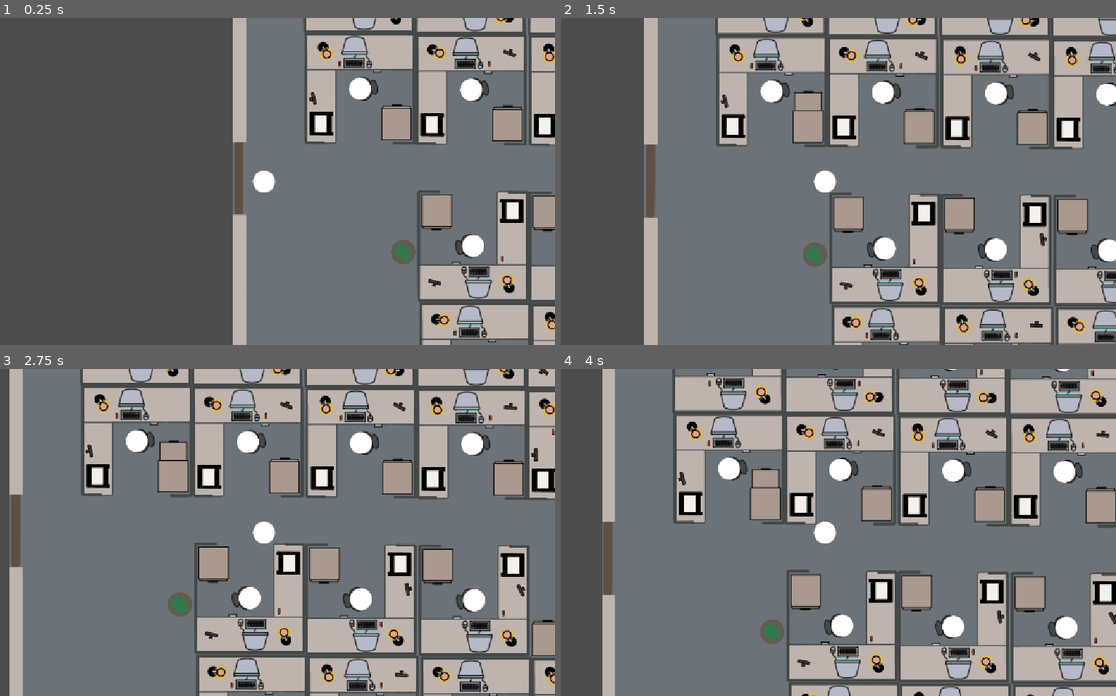
Above: before the commit, frames 1-4 (two rows, left to right).
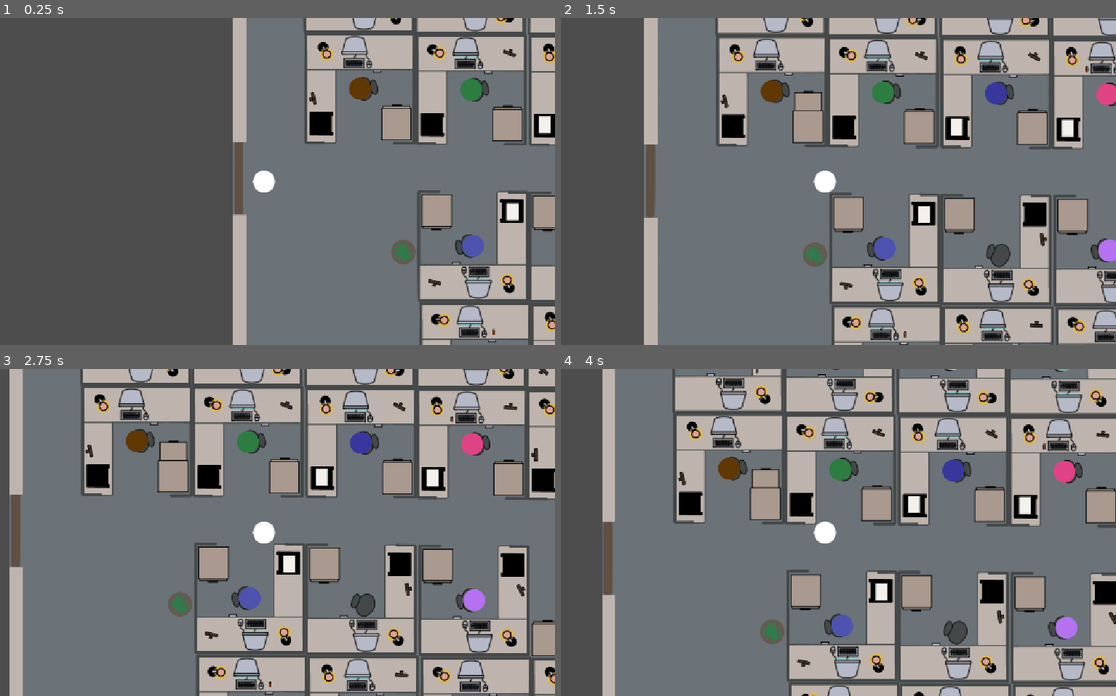
Above: after the commit, the same moments.

Repository: hammeredzombie/ld-jam-60
Game: Godot game, scene res://scenes/main.tscn
Same seed, same stepped clock (60 frames per second), same inputs: the game is played once before the commit and once after it.
Inputs (mouse positions are in pixels of both pictures, inside the frame that each line leads up to):
- Up to frame 1 (0.25 s): no input
- Up to frame 2 (1.5 s): tap Enter at 0.5 s; move the mouse to (882, 50) at 0.52 s; hold D (right) 0.53-1.28 s; hold Shift (sprint) 0.53-1.28 s; click (882, 50) at 0.67 s; move the mouse to (810, 122) at 1.27 s; hold S (down) from 1.28 s (still down); tap Up (zoom_in) at 1.35 s; click (810, 122) at 1.42 s
- Up to frame 3 (2.75 s): tap Space at 2 s; move the mouse to (244, 369) at 2.02 s; release S (down) at 2.03 s; hold D (right) from 2.03 s (still down); hold Down (zoom_out) from 2.03 s (still down); click (244, 369) at 2.17 s
- Up to frame 4 (4 s): move the mouse to (844, 369) at 2.77 s; release D (right) at 2.78 s; release Down (zoom_out) at 2.78 s; hold W (up) 2.78-3.53 s; tap Shift (sprint) at 2.85 s; click (844, 369) at 2.92 s; tap Enter at 3.5 s; move the mouse to (672, 382) at 3.52 s; hold A (left) from 3.53 s (still down); hold Up (zoom_in) from 3.53 s (still down); click (672, 382) at 3.67 s

The runs differ from the first frame. In frame 1, 1.0% of the frame differs, in the area x 56-100%, y 11-98%; in frame 2, 2.2%; in frame 3, 2.6%, in the area x 16-100%, y 11-98%; in frame 4, 2.5%.

Commit message:
holding items

Diff:
--- a/project.godot
+++ b/project.godot
@@ -14,6 +14,10 @@
 run/main_scene="uid://uyhl8nu7ewg2"
 config/features=PackedStringArray("4.7", "GL Compatibility")
 config/icon="res://icon.svg"
+
+[autoload]
+
+Global="*uid://v4yf8axfix62"
 
 [display]
 
--- a/scenes/coworker.gd
+++ b/scenes/coworker.gd
@@ -7,8 +7,8 @@
 }
 
 const SPEED := 100.0
-const WORK_TIME_MIN := 10
-const WORK_TIME_MAX := 20
+const WORK_TIME_MIN := 20
+const WORK_TIME_MAX := 30
 
 var state: WorkerState = WorkerState.IDLE
 var rng: RandomNumberGenerator = RandomNumberGenerator.new()
@@ -16,11 +16,11 @@
 var _Target: Node = null
 @onready var _NavAgent: NavigationAgent2D = $NavigationAgent2D
 @onready var _Timer: Timer = $Timer
-
+@onready var _Sprite: Sprite2D = $Sprite2D
 
 func _ready() -> void:
 	rng.randomize()
-
+	_Sprite.self_modulate = Color(rng.randf_range(0, 1), rng.randf_range(0, 1), rng.randf_range(0, 1), 1)
 
 func _physics_process(delta: float) -> void:
 	if _Target == null or state != WorkerState.MOVING:
--- a/scenes/coworker.tscn
+++ b/scenes/coworker.tscn
@@ -9,10 +9,6 @@
 [node name="Coworker" type="CharacterBody2D" unique_id=503286047]
 script = ExtResource("1_xoil0")
 
-[node name="Player" type="Sprite2D" parent="." unique_id=245292066]
-scale = Vector2(0.45, 0.45)
-texture = ExtResource("1_5uxwa")
-
 [node name="CollisionShape2D" type="CollisionShape2D" parent="." unique_id=236876052]
 shape = SubResource("CircleShape2D_l502e")
 
@@ -23,4 +19,8 @@
 
 [node name="Timer" type="Timer" parent="." unique_id=1451507637]
 
+[node name="Sprite2D" type="Sprite2D" parent="." unique_id=245292066]
+scale = Vector2(0.45, 0.45)
+texture = ExtResource("1_5uxwa")
+
 [connection signal="timeout" from="Timer" to="." method="_on_timer_timeout"]
--- a/scenes/furniture/cubicle.gd
+++ b/scenes/furniture/cubicle.gd
@@ -1,16 +1,24 @@
 extends Node2D
 class_name Cubicle
 
-var USB_SCENE = preload("res://scenes/furniture/usb.tscn")
+var USB_SCENE = preload("res://scenes/usb.tscn")
+var PAPER_SCENE = preload("res://scenes/paper.tscn")
 
-var has_usb: bool = true
+var has_usb: bool
+var has_document: bool
 var computer_on: bool = false
 var _Worker: CharacterBody2D = null
+var is_player: bool = false
 
 @onready var _MonitorGlow: Sprite2D = $MonitorGlow
 @onready var _Lamp: Node2D = $Lamp
 @onready var _PictureFrame1: Sprite2D = $PictureFrame1
 @onready var _PictureFrame2: Sprite2D = $PictureFrame2
+@onready var _PaperSprite: Sprite2D = $Paper
+@onready var _UsbSprite: Sprite2D = $Usb
+
+var _Usb: Node2D = null
+var _Paper: Node2D = null
 
 
 func _ready() -> void:
@@ -27,19 +35,57 @@
 		_PictureFrame2.show()
 		_PictureFrame2.rotation = rng.randf_range(deg_to_rad(0), deg_to_rad(30))
 
+	has_usb = rng.randi_range(0, 1) == 1
 	if has_usb:
 		var usb = USB_SCENE.instantiate()
 		var usb_position = rng.randi_range(1, 3)
 		var usb_marker = get_node("Marker%s" % usb_position)
 		usb.position = usb_marker.position
 		add_child(usb)
+		_Usb = usb
+
+	has_document = rng.randi_range(0, 1) == 1
+	if has_document:
+		var paper = PAPER_SCENE.instantiate()
+		add_child(paper)
+		paper.position = Vector2(39,-34)
+		_Paper = paper
+
+	computer_on = rng.randi_range(0, 1) == 1
+	if computer_on:
+		_MonitorGlow.show()
+	else:
+		_MonitorGlow.hide()
+
+	Global.item_dropped.connect(_on_item_dropped)
 
 
-# Called every frame. 'delta' is the elapsed time since the previous frame.
 func _process(_delta: float) -> void:
 	pass
+
 
 func spawn_worker(worker: CharacterBody2D) -> void:
 	_Worker = worker
 	add_child(_Worker)
 	_Worker.global_position = global_position
+
+
+func _on_computer_input_area_input_event(_viewport: Node, event: InputEvent, _shape_idx: int) -> void:
+	if computer_on:
+		if event is InputEventMouseButton and event.button_index == MOUSE_BUTTON_LEFT and event.is_pressed():
+			emit_signal("job_sent_to_printer", self)
+
+
+func _on_item_dropped(item: String) -> void:
+	if item == "paper":
+		_PaperSprite.show()
+	elif item == "usb":
+		_UsbSprite.show()
+
+
+func on_document_picked_up() -> void:
+	_Paper.queue_free()
+
+
+func on_usb_picked_up() -> void:
+	_Usb.queue_free()
--- a/scenes/furniture/cubicle.tscn
+++ b/scenes/furniture/cubicle.tscn
@@ -7,10 +7,14 @@
 [ext_resource type="Texture2D" uid="uid://ovywl6nnrxod" path="res://assets/png/computer_desktop_glow.png" id="9_yi722"]
 [ext_resource type="PackedScene" uid="uid://bta6k3xshp5nv" path="res://scenes/furniture/lamp.tscn" id="10_0cgw3"]
 [ext_resource type="Texture2D" uid="uid://bsdr702xq4ayo" path="res://assets/png/computer_desktop_monitor.png" id="10_iw6we"]
+[ext_resource type="Texture2D" uid="uid://dfg0vqr0gf3b3" path="res://assets/png/paper.png" id="11_y22sw"]
+[ext_resource type="Texture2D" uid="uid://d332bjb80jjjj" path="res://assets/png/usb.png" id="12_uu6i1"]
 [ext_resource type="Texture2D" uid="uid://cm6yk31x7q6l2" path="res://assets/png/picture_frame.png" id="12_yi722"]
 [ext_resource type="Texture2D" uid="uid://b3agw7sdaw4i8" path="res://assets/png/file_organizer.png" id="13_iw6we"]
 [ext_resource type="PackedScene" uid="uid://th4wqpxdx0ak" path="res://scenes/furniture/cabinet.tscn" id="13_yi722"]
-[ext_resource type="PackedScene" uid="uid://c8ms577l0vohs" path="res://scenes/furniture/paper.tscn" id="14_iw6we"]
+
+[sub_resource type="RectangleShape2D" id="RectangleShape2D_l502e"]
+size = Vector2(26, 8)
 
 [node name="Cubicle" type="Node2D" unique_id=1329360434]
 script = ExtResource("1_i1aae")
@@ -68,9 +72,6 @@
 scale = Vector2(0.45, 0.45)
 texture = ExtResource("13_iw6we")
 
-[node name="Paper" parent="." unique_id=1359343595 instance=ExtResource("14_iw6we")]
-position = Vector2(39, -35)
-
 [node name="Marker1" type="Marker2D" parent="." unique_id=822908092]
 position = Vector2(-18, 26)
 
@@ -80,3 +81,23 @@
 [node name="Marker3" type="Marker2D" parent="." unique_id=505285247]
 position = Vector2(29, 13)
 rotation = -1.5707964
+
+[node name="ComputerInputArea" type="Area2D" parent="." unique_id=1067636675]
+
+[node name="CollisionShape2D" type="CollisionShape2D" parent="ComputerInputArea" unique_id=1139976996]
+position = Vector2(2, 25)
+shape = SubResource("RectangleShape2D_l502e")
+
+[node name="Paper" type="Sprite2D" parent="." unique_id=688069323]
+visible = false
+position = Vector2(39, -35)
+scale = Vector2(0.45, 0.45)
+texture = ExtResource("11_y22sw")
+
+[node name="Usb" type="Sprite2D" parent="." unique_id=978942170]
+visible = false
+position = Vector2(32, -10)
+scale = Vector2(0.45, 0.45)
+texture = ExtResource("12_uu6i1")
+
+[connection signal="input_event" from="ComputerInputArea" to="." method="_on_computer_input_area_input_event"]
--- a/scenes/furniture/usb.gd
+++ /dev/null
@@ -1,16 +0,0 @@
-extends Node2D
-class_name Usb
-
-# Called when the node enters the scene tree for the first time.
-func _ready() -> void:
-	pass # Replace with function body.
-
-
-# Called every frame. 'delta' is the elapsed time since the previous frame.
-func _process(delta: float) -> void:
-	pass
-
-
-func _on_area_2d_input_event(viewport: Node, event: InputEvent, shape_idx: int) -> void:
-	if event is InputEventMouseButton and event.button_index == MOUSE_BUTTON_LEFT and event.pressed:
-		pass
--- /dev/null
+++ b/scenes/global.gd
@@ -0,0 +1,12 @@
+extends Node
+
+@warning_ignore("unused_signal")
+signal document_picked_up(cubicle: Node)
+@warning_ignore("unused_signal")
+signal usb_picked_up(cubicle: Node)
+@warning_ignore("unused_signal")
+signal job_sent_to_printer(cubicle: Node)
+# @warning_ignore("unused_signal")
+# signal item_picked_up()
+@warning_ignore("unused_signal")
+signal item_dropped(item: String)
--- a/scenes/office.gd
+++ b/scenes/office.gd
@@ -2,23 +2,31 @@
 
 var COWORKER_SCENE = preload("res://scenes/coworker.tscn")
 
-var rng: RandomNumberGenerator = RandomNumberGenerator.new()
 
 @onready var _Player: CharacterBody2D = $Player
-@onready var _Cubicles: Node = $Cubicles
+@onready var _Timer: Timer = $Timer
+
+var rng: RandomNumberGenerator = RandomNumberGenerator.new()
+var worker_order: Array[int]
+var _Cubicles: Array[Node]
+
 
 func _ready() -> void:
 	rng.randomize()
-	var player_cubicle_index = rng.randi_range(1, $Cubicles.get_child_count())
-	for index in range(1, _Cubicles.get_child_count() + 1):
-		var cubicle = _Cubicles.get_node("Cubicle%s" % index)
+	_Cubicles = $Cubicles.get_children()
+	var player_cubicle_index = rng.randi_range(0, _Cubicles.size())
+	for index in range(_Cubicles.size()):
+		var cubicle = _Cubicles[index]
 		if cubicle is not Cubicle:
-			push_error("Cubicle%s is not a Cubicle" % index)
+			push_error("Cubicle%s is not a Cubicle" % str(index + 1))
 		if index != player_cubicle_index:
 			var worker = COWORKER_SCENE.instantiate()
 			cubicle.spawn_worker(worker)
 		else:
 			cubicle._Worker = _Player
+			cubicle.is_player = true
+	_Cubicles.shuffle()
 
-func _process(delta: float) -> void:
+
+func _process(_delta: float) -> void:
 	pass
--- a/scenes/office.tscn
+++ b/scenes/office.tscn
@@ -13,7 +13,7 @@
 [ext_resource type="PackedScene" uid="uid://th4wqpxdx0ak" path="res://scenes/furniture/cabinet.tscn" id="10_b6q11"]
 [ext_resource type="PackedScene" path="res://scenes/furniture/plant_1.tscn" id="11_y3s53"]
 [ext_resource type="PackedScene" path="res://scenes/furniture/plant_2.tscn" id="12_p8n5g"]
-[ext_resource type="PackedScene" uid="uid://c8ms577l0vohs" path="res://scenes/furniture/paper.tscn" id="12_yexkw"]
+[ext_resource type="PackedScene" uid="uid://c8ms577l0vohs" path="res://scenes/paper.tscn" id="12_yexkw"]
 [ext_resource type="PackedScene" path="res://scenes/furniture/plant_3.tscn" id="13_yexkw"]
 
 [sub_resource type="RectangleShape2D" id="RectangleShape2D_l502e"]
@@ -221,3 +221,5 @@
 
 [node name="NavigationRegion2D" type="NavigationRegion2D" parent="." unique_id=641287893]
 navigation_polygon = SubResource("NavigationPolygon_xoil0")
+
+[node name="Timer" type="Timer" parent="." unique_id=1428303453]
--- /dev/null
+++ b/scenes/paper.gd
@@ -0,0 +1,10 @@
+extends Node2D
+
+
+func _process(_delta: float) -> void:
+	pass
+
+
+func _on_area_2d_input_event(_viewport: Node, event: InputEvent, _shape_idx: int) -> void:
+	if event is InputEventMouseButton and event.button_index == MOUSE_BUTTON_LEFT and event.is_pressed():
+		Global.document_picked_up.emit(self.get_parent())
--- a/scenes/furniture/paper.tscn
+++ b/scenes/paper.tscn
@@ -1,17 +1,22 @@
 [gd_scene format=3 uid="uid://c8ms577l0vohs"]
 
 [ext_resource type="Texture2D" uid="uid://dfg0vqr0gf3b3" path="res://assets/png/paper.png" id="1_paper"]
+[ext_resource type="Script" uid="uid://bmkdts7w1un2r" path="res://scenes/paper.gd" id="1_vas6c"]
 
 [sub_resource type="RectangleShape2D" id="RectangleShape2D_paper"]
-size = Vector2(12.6, 17.55)
+size = Vector2(18, 22)
 
 [node name="Paper" type="Node2D" unique_id=870242606]
+script = ExtResource("1_vas6c")
 
 [node name="Area2D" type="Area2D" parent="." unique_id=616001730]
 
 [node name="CollisionShape2D" type="CollisionShape2D" parent="Area2D" unique_id=1447344759]
+position = Vector2(2.3841858e-07, 0)
 shape = SubResource("RectangleShape2D_paper")
 
 [node name="Paper" type="Sprite2D" parent="Area2D" unique_id=1746487241]
 scale = Vector2(0.45, 0.45)
 texture = ExtResource("1_paper")
+
+[connection signal="input_event" from="Area2D" to="." method="_on_area_2d_input_event"]
--- a/scenes/player.gd
+++ b/scenes/player.gd
@@ -4,12 +4,14 @@
 const CAMERA_ZOOM_MAX = 5.0
 const CAMERA_ZOOM_STEP = 0.2
 
-
 const RUN_SPEED = 200.0
 const WALK_SPEED = 100.0
 
 @onready var _Camera := $Camera2D
+@onready var _Paper: Sprite2D = $Paper
+@onready var _Usb: Sprite2D = $Usb
 
+var holding_item: String = ''
 
 func _input(event: InputEvent) -> void:
 	if event is InputEventMouseButton:
@@ -25,7 +27,11 @@
 			_Camera.zoom.y = clamp(_Camera.zoom.y, CAMERA_ZOOM_MIN, CAMERA_ZOOM_MAX)
 
 
-func _physics_process(delta: float) -> void:
+func _ready() -> void:
+	Global.document_picked_up.connect(_on_document_picked_up)
+	Global.usb_picked_up.connect(_on_usb_picked_up)
+
+func _physics_process(_delta: float) -> void:
 	var direction := Input.get_vector("left", "right", "up", "down")
 	var sprinting := Input.is_action_pressed("sprint")
 	var speed = RUN_SPEED if sprinting else WALK_SPEED
@@ -36,3 +42,27 @@
 		velocity.y = move_toward(velocity.y, 0, speed)
 
 	move_and_slide()
+
+
+func _on_document_picked_up(cubicle: Node) -> void:
+	if holding_item != '':
+		return
+	holding_item = 'paper'
+	_Paper.show()
+	print(cubicle.name)
+	cubicle.on_document_picked_up()
+
+
+func _on_usb_picked_up(cubicle: Node) -> void:
+	if holding_item != '':
+		return
+	holding_item = 'usb'
+	_Usb.show()
+	cubicle.on_usb_picked_up()
+
+
+func _item_dropped() -> void:
+	Global.item_dropped.emit(holding_item)
+	holding_item = ''
+	_Paper.hide()
+	_Usb.hide()
--- a/scenes/player.tscn
+++ b/scenes/player.tscn
@@ -2,6 +2,8 @@
 
 [ext_resource type="Texture2D" uid="uid://b2m5p605oinf3" path="res://assets/png/player.png" id="1_3vyb7"]
 [ext_resource type="Script" uid="uid://dnxkxmo1qe2ny" path="res://scenes/player.gd" id="1_g2els"]
+[ext_resource type="Texture2D" uid="uid://d332bjb80jjjj" path="res://assets/png/usb.png" id="3_dqkch"]
+[ext_resource type="Texture2D" uid="uid://dfg0vqr0gf3b3" path="res://assets/png/paper.png" id="4_qlg0r"]
 
 [sub_resource type="CircleShape2D" id="CircleShape2D_l502e"]
 radius = 11.0
@@ -19,3 +21,15 @@
 [node name="Camera2D" type="Camera2D" parent="." unique_id=1979001798]
 zoom = Vector2(2, 2)
 process_callback = 0
+
+[node name="Usb" type="Sprite2D" parent="." unique_id=614358862]
+visible = false
+position = Vector2(12, 0)
+scale = Vector2(0.45, 0.45)
+texture = ExtResource("3_dqkch")
+
+[node name="Paper" type="Sprite2D" parent="." unique_id=1640570735]
+visible = false
+position = Vector2(17, 0)
+scale = Vector2(0.45, 0.45)
+texture = ExtResource("4_qlg0r")
--- /dev/null
+++ b/scenes/usb.gd
@@ -0,0 +1,19 @@
+extends Node2D
+class_name Usb
+
+
+# func _ready() -> void:
+# 	Global.item_picked_up.connect(_on_item_picked_up)
+
+
+func _process(_delta: float) -> void:
+	pass
+
+
+func _on_area_2d_input_event(_viewport: Node, event: InputEvent, _shape_idx: int) -> void:
+	if event is InputEventMouseButton and event.button_index == MOUSE_BUTTON_LEFT and event.pressed:
+		Global.usb_picked_up.emit(self.get_parent())
+
+
+# func _on_item_picked_up() -> void:
+# 	queue_free()
--- a/scenes/furniture/usb.tscn
+++ b/scenes/usb.tscn
@@ -1,10 +1,10 @@
 [gd_scene format=3 uid="uid://c05rij35wm17l"]
 
-[ext_resource type="Script" uid="uid://cjkws1p5gq0vl" path="res://scenes/furniture/usb.gd" id="1_qyt2y"]
+[ext_resource type="Script" uid="uid://cjkws1p5gq0vl" path="res://scenes/usb.gd" id="1_qyt2y"]
 [ext_resource type="Texture2D" uid="uid://d332bjb80jjjj" path="res://assets/png/usb.png" id="1_usb"]
 
 [sub_resource type="RectangleShape2D" id="RectangleShape2D_usb"]
-size = Vector2(3.15, 6.3)
+size = Vector2(12, 14)
 
 [node name="Usb" type="Node2D" unique_id=1144851240]
 script = ExtResource("1_qyt2y")
@@ -12,6 +12,7 @@
 [node name="Area2D" type="Area2D" parent="." unique_id=27321177]
 
 [node name="CollisionShape2D" type="CollisionShape2D" parent="Area2D" unique_id=520527933]
+position = Vector2(-4.7683716e-07, 2.3841858e-07)
 shape = SubResource("RectangleShape2D_usb")
 
 [node name="Sprite2D" type="Sprite2D" parent="." unique_id=1986572903]
Not shown, added: scenes/global.gd.uid
Not shown, added: scenes/paper.gd.uid
Renamed: scenes/furniture/usb.gd.uid -> scenes/usb.gd.uid
